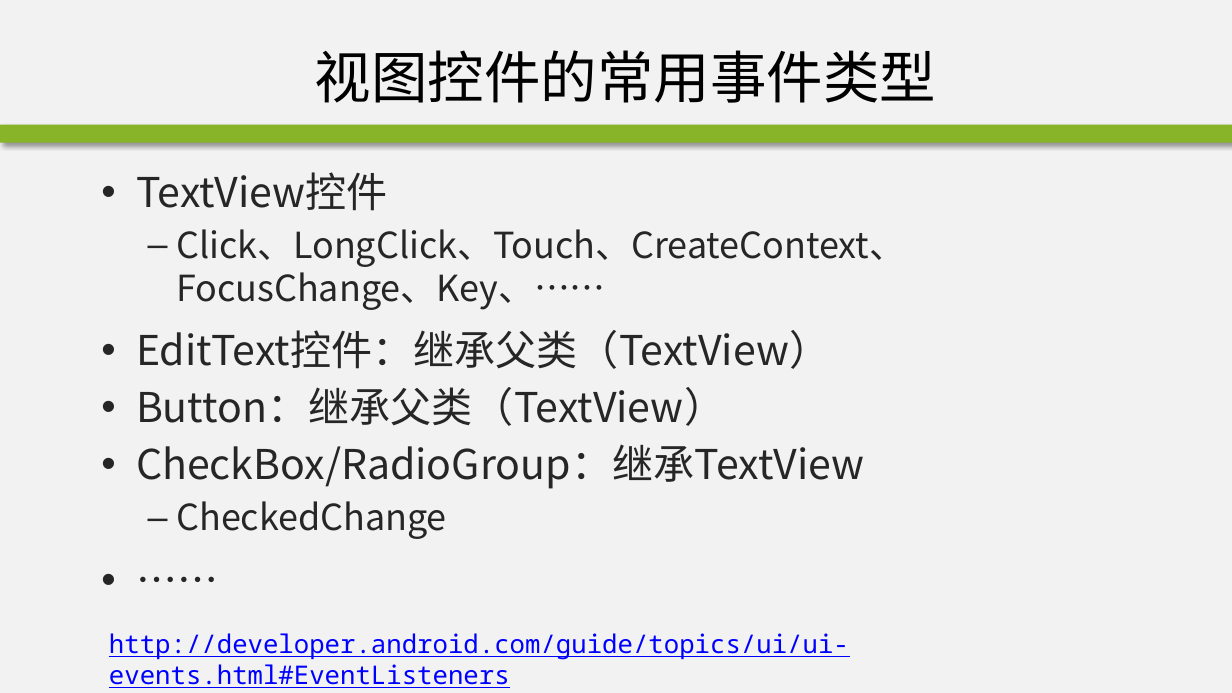
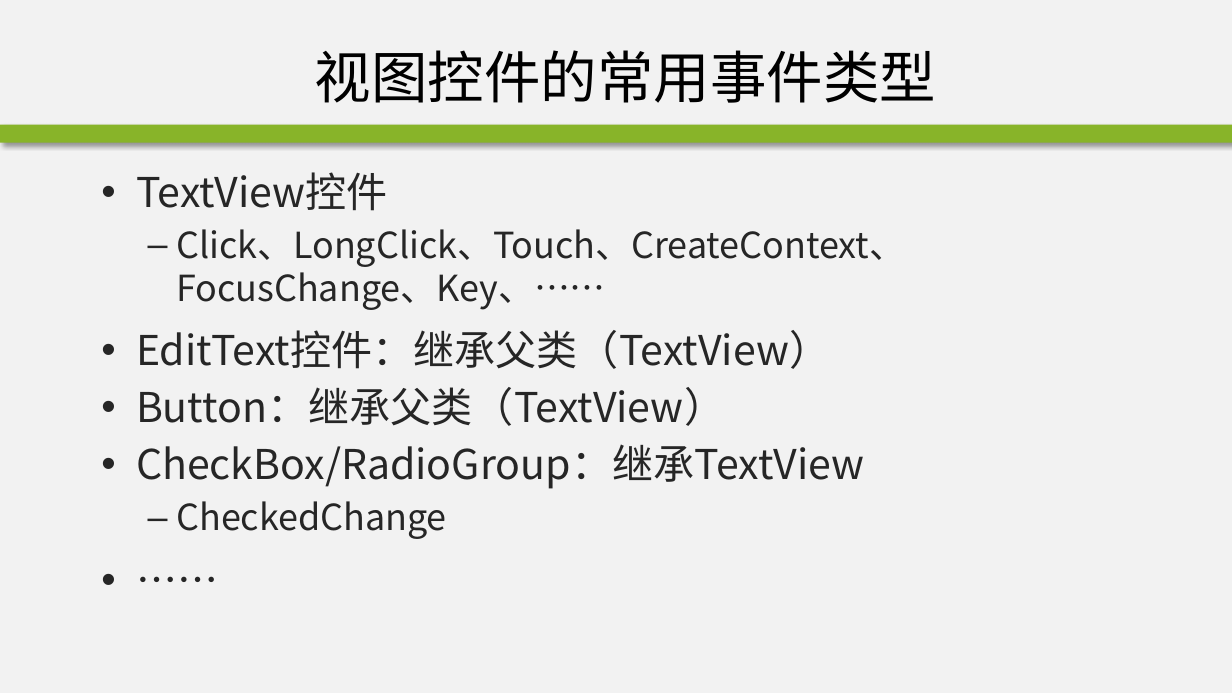
Before and after one commit to edu2act/course-android, a slide deck: slide 39 of materials/slides/ch02-1.pptx. Drawn at 1232x693 pixels with LibreOffice and Linux fonts; fonts in the diff are those of the drawing; background and template pictures are left out. Boxes give left, top, right and bottom in pixels: in the first picture for what was removed or moved away, otherwise in the second. Text is boxed around its words. In the diff, an @@ line names an element or a change of style, - is before the commit and + after.

```diff
--- a/materials/slides/ch02-1.pptx
+++ b/materials/slides/ch02-1.pptx
@@ text removed at [109,633,849,688] @@
-http://developer.android.com/guide/topics/ui/ui-events.html#EventListeners
```
Also in this commit, not shown: 7 other slides changed, 1 slide removed, 20 other files.
